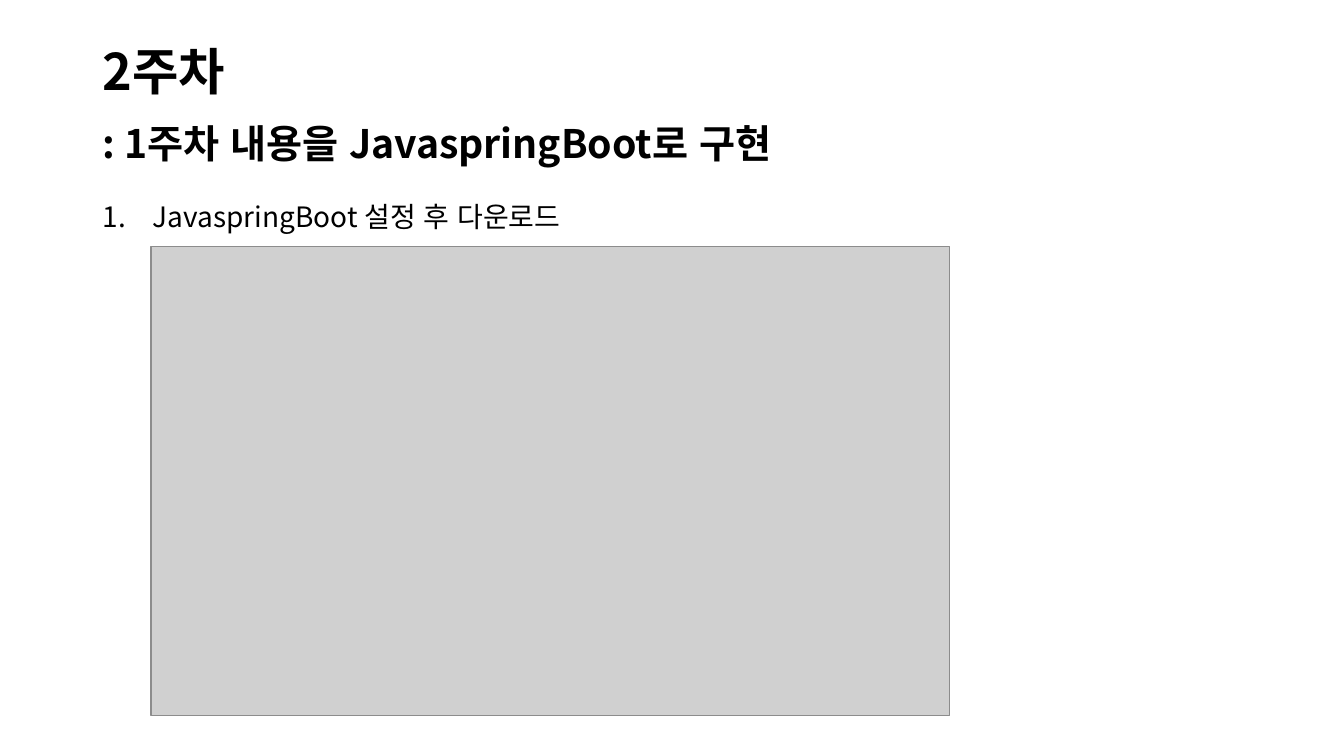
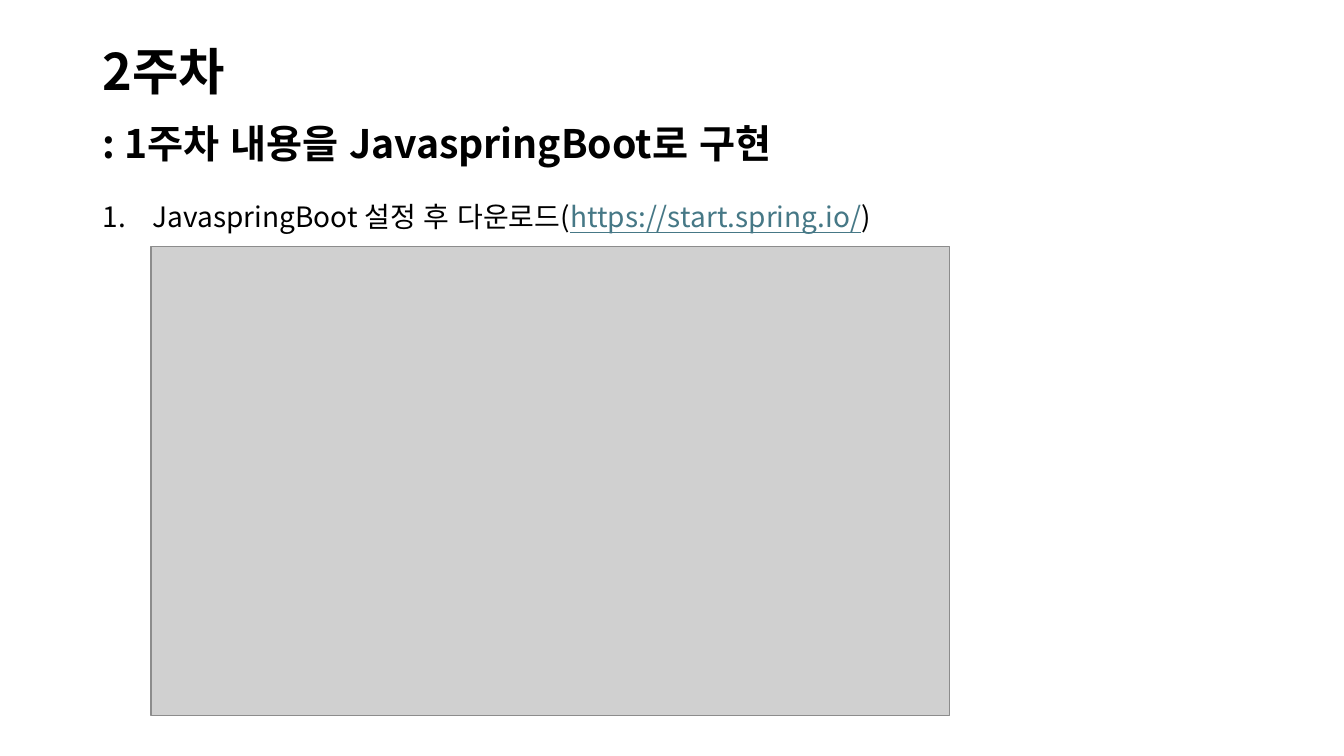
Before and after one commit to jiyoon-choii/Iochord_study_java-2024-, a slide deck: slide 13 of JAVA 프로젝트.pptx. Drawn at 1344x756 pixels with LibreOffice and Linux fonts; fonts in the diff are those of the drawing; grey boxes stand for pictures. Boxes give left, top, right and bottom in pixels: in the first picture for what was removed or moved away, otherwise in the second. Text is boxed around its words. In the diff, an @@ line names an element or a change of style, - is before the commit and + after.

```diff
--- a/JAVA 프로젝트.pptx
+++ b/JAVA 프로젝트.pptx
@@ text at (153,203,870,234): text changed; text colour #000000 to #467886 @@
-1. JavaspringBoot 설정 후 다운로드
+1. JavaspringBoot 설정 후 다운로드(https://start.spring.io/)
```
Also in this commit, not shown: 10 other slides changed, 6 slides added, 18 other files.
